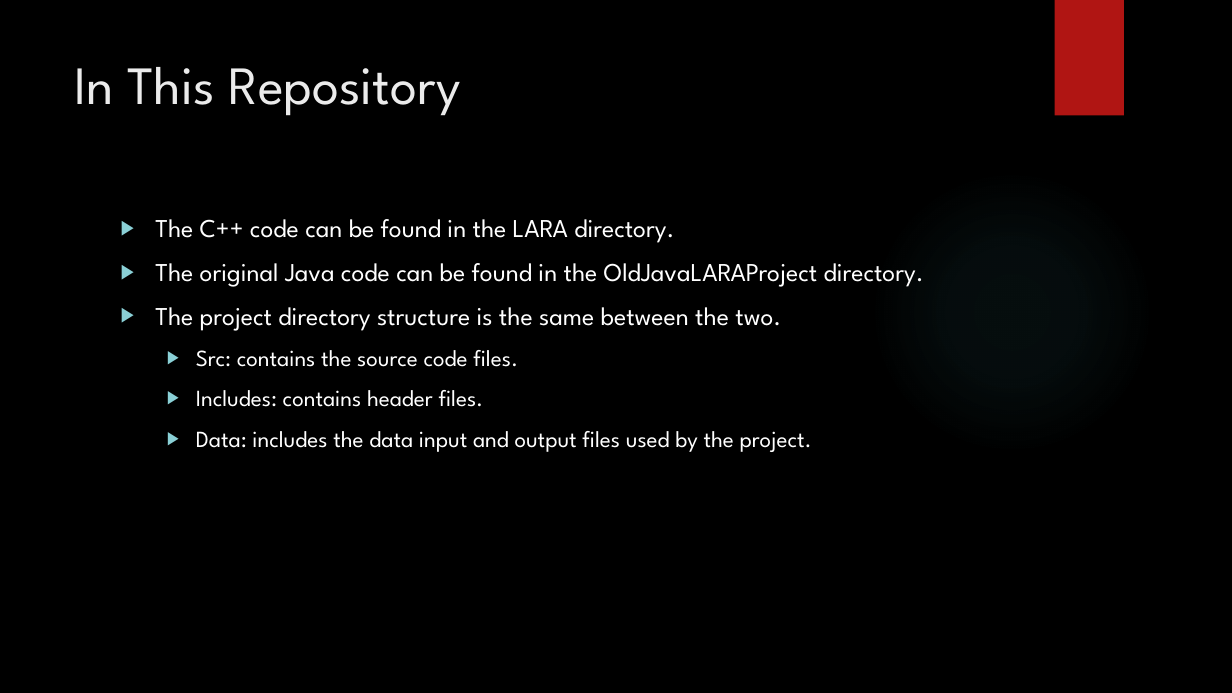
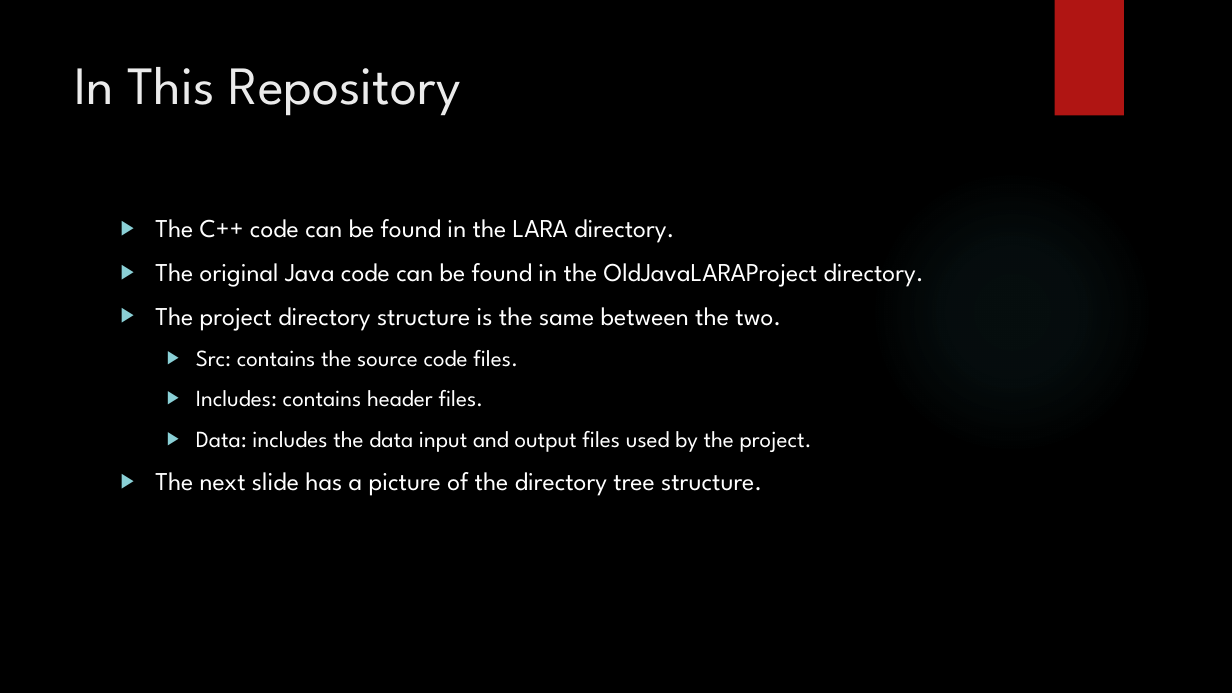
Before and after one commit to zachdick93/CourseProject, a slide deck: slide 4 of CS410 Project Presentation Slides.pptx. Drawn at 1232x693 pixels with LibreOffice and Linux fonts; fonts in the diff are those of the drawing; background and template pictures are left out. Boxes give left, top, right and bottom in pixels: in the first picture for what was removed or moved away, otherwise in the second. Text is boxed around its words. In the diff, an @@ line names an element or a change of style, - is before the commit and + after.

```diff
--- a/CS410 Project Presentation Slides.pptx
+++ b/CS410 Project Presentation Slides.pptx
@@ text at <box>155,472,762,496</box>: paragraph added @@
+▶ The next slide has a picture of the directory tree structure.
```
Also in this commit, not shown: 4 other slides changed, 3 slides added, 51 other files.
